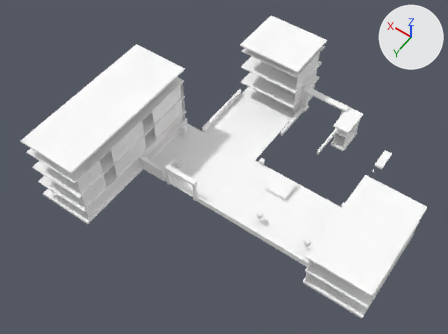
Before and after pictures for a commit that changed the OBJ model Games/GuruttoWorld/Assets/Models/StreetJourney/Baked/Block-1-5.obj.
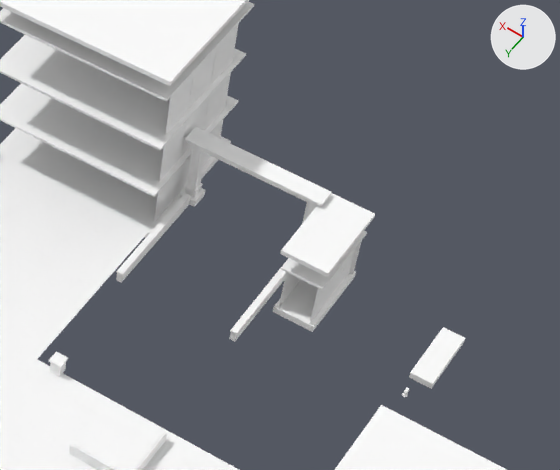
Old and new are each drawn whole from a camera (50 mm lens) standing at (-18.8, 93.4, 68.0) and looking at (10.1, 52.8, 4.3) and again close up on the part from 54% to 94% of the width and 13% to 59% of the height. Every picture has the same lights, and +X, +Y and +Z are marked at upper right. The older version's two pictures come first. Where no turn or scale is listed for an object, it has been applied to the vertices. Vertices at exactly the same position are counted once.

In view in the first close-up: 'Block-1-5'.
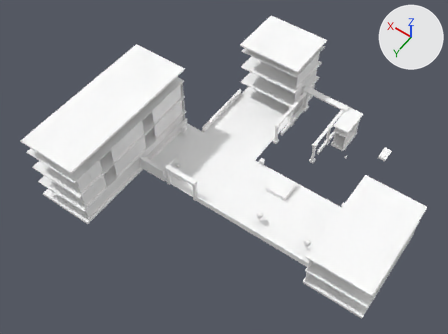
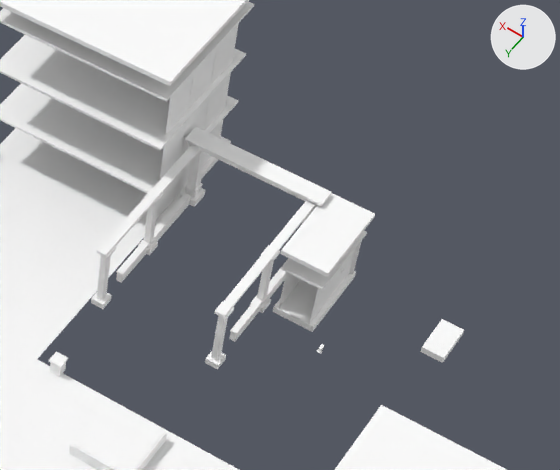
The edits, one by one:
me_block_1_5 is used by ob_block_1_5; location (0.0, 0.0, 0.0).
me_block_1_5 had 1619 vertices, 1904 faces and spanned x -14.2..29.2, y 29.6..68.2, z 0.0..11.2.
me_block_1_5 now has 1747 vertices, 2000 faces and spans x -14.2..29.2, y 29.6..68.2, z 0.0..11.2.
me_block_1_5 part 1: a new loose piece, a box spanning x -5.75..-4.65, y 34.7..36.7, z 0.56..0.9, in mat_white (white #ffffff).
me_block_1_5 part 2: a new loose piece, a box spanning x 2.28..2.72, y 34.1..42.9, z 4.12..4.26, in mat_white (white #ffffff).
me_block_1_5 part 3: a new loose piece, a box spanning x 2.17..2.83, y 38.15..38.85, z 0.59..0.91, in mat_white (white #ffffff).
me_block_1_5 part 4: a new loose piece, a box spanning x 2.17..2.83, y 42.15..42.85, z 0.59..0.91, in mat_white (white #ffffff).
me_block_1_5 part 5: a new loose piece, a box spanning x 2.2..2.8, y 42.17..42.83, z 4.01..4.17, in mat_white (white #ffffff).
me_block_1_5 part 6: a new loose piece, a box spanning x 8.27..8.73, y 34.1..42.9, z 4.12..4.26, in mat_white (white #ffffff).
me_block_1_5 part 7: a new loose piece, a box spanning x 8.18..8.82, y 38.15..38.85, z 0.59..0.91, in mat_white (white #ffffff).
me_block_1_5 part 8: a new loose piece, a box spanning x 8.2..8.8, y 38.17..38.83, z 4.01..4.17, in mat_white (white #ffffff).
me_block_1_5 part 9: a new loose piece, a box spanning x 8.18..8.82, y 42.15..42.85, z 0.59..0.91, in mat_white (white #ffffff).
me_block_1_5 part 10: a new loose piece, a box spanning x 8.2..8.8, y 42.17..42.83, z 4.01..4.17, in mat_white (white #ffffff).
me_block_1_5 part 11: a new loose piece, a box spanning x 2.35..2.65, y 38.32..38.68, z 0.59..4.19, in mat_white (white #ffffff).
me_block_1_5 part 12: a new loose piece, a box spanning x 2.35..2.65, y 42.32..42.68, z 0.59..4.19, in mat_white (white #ffffff).
me_block_1_5 part 13: a new loose piece, a box spanning x 8.35..8.65, y 38.32..38.68, z 0.59..4.19, in mat_white (white #ffffff).
me_block_1_5 part 14: a new loose piece, a box spanning x 8.35..8.65, y 42.32..42.68, z 0.59..4.19, in mat_white (white #ffffff).
me_block_1_5 part 15: the loose piece of 48 vertices spanning x -5.5..-5.3, y 39.8..40.2, z 1.5..1.8 is moved by (4.2, 0.0, 0.0).
me_block_1_5 part 16: the loose piece of 8 vertices spanning x -6.0..-4.9, y 35.1..38.3, z 0.6..0.9 is deleted.
Other edits to the shape of me_block_1_5 do not show in these pictures.

Boxes (x1, y1, x2, y2) around the edits, measured in the close-ups (560 x 470 px; the box of a moved part takes in the faces that stretch with it):
part 1 of me_block_1_5, added
    after: (420, 319, 464, 363)
part 2 of me_block_1_5, added
    after: (215, 200, 316, 318)
part 3 of me_block_1_5, added
    after: (250, 294, 271, 313)
part 4 of me_block_1_5, added
    after: (205, 351, 226, 370)
part 5 of me_block_1_5, added
    after: (214, 302, 234, 319)
part 6 of me_block_1_5, added
    after: (97, 144, 200, 257)
part 7 of me_block_1_5, added
    after: (138, 239, 158, 256)
part 8 of me_block_1_5, added
    after: (145, 188, 164, 204)
part 9 of me_block_1_5, added
    after: (91, 292, 112, 309)
part 10 of me_block_1_5, added
    after: (96, 241, 116, 258)
part 11 of me_block_1_5, added
    after: (257, 261, 274, 304)
part 12 of me_block_1_5, added
    after: (211, 315, 228, 361)
part 13 of me_block_1_5, added
    after: (144, 202, 158, 246)
part 14 of me_block_1_5, added
    after: (97, 255, 111, 300)
part 15 of me_block_1_5, moved or reshaped
    before: (402, 388, 409, 397)
    after: (317, 344, 324, 353)
part 16 of me_block_1_5, deleted
    before: (409, 327, 465, 389)
